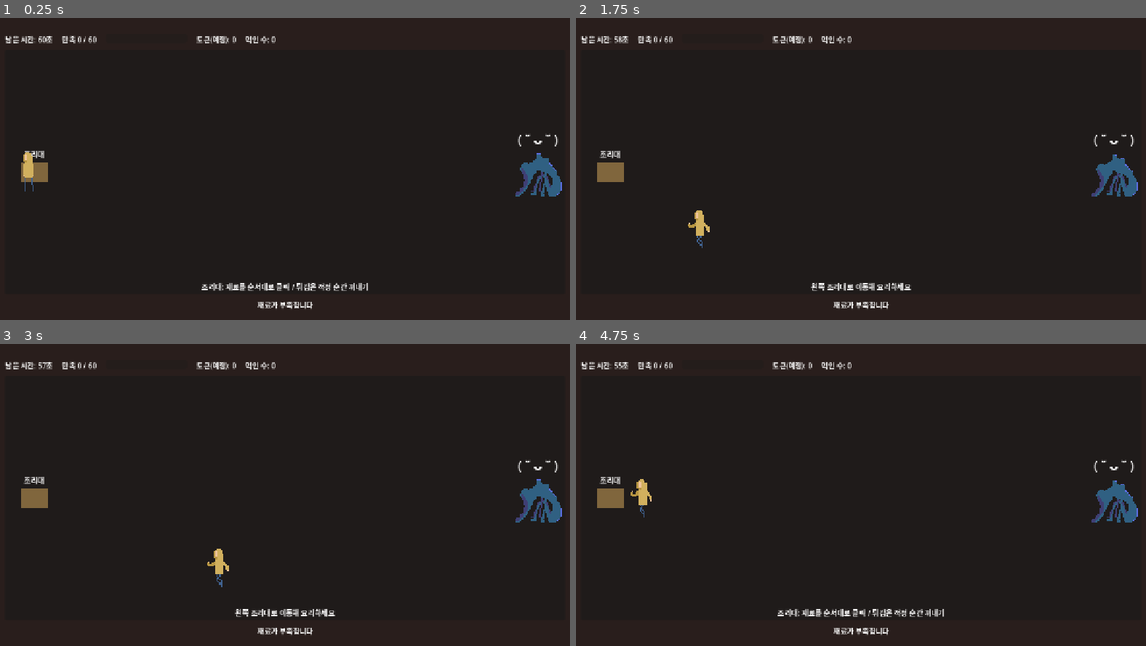
Above: before the commit, frames 1-4 (two rows, left to right).
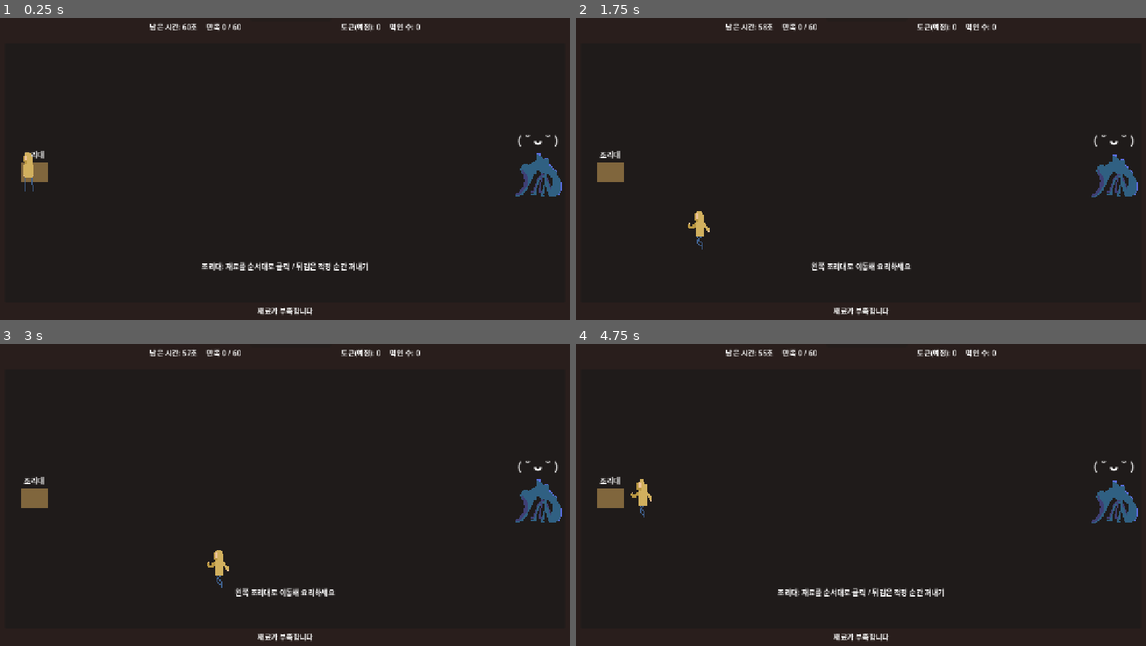
Above: after the commit, the same moments.

Repository: HomilBBANG/rt_Hilling_Game
Game: Godot game, scene res://scenes/phases/night_session.tscn
Two runs of this game, one before a commit and one after it. Both use one fixed random seed, a clock stepped at 60 frames per second and the inputs below. This scene is started directly instead of the project's main scene.
Inputs (mouse positions are in pixels of both pictures, inside the frame that each line leads up to):
- Up to frame 1 (0.25 s): no input
- Up to frame 2 (1.75 s): tap Enter at 0.5 s; move the mouse to (986, 156) at 0.52 s; hold D 0.53-1.28 s; hold E 0.53-1.28 s; click (986, 156) at 0.67 s; move the mouse to (747, 187) at 1.27 s; hold S from 1.28 s (still down); tap Tab at 1.35 s
- Up to frame 3 (3 s): move the mouse to (342, 425) at 2.02 s; release S at 2.03 s; hold D 2.03-2.78 s; hold Enter 2.03-2.78 s; move the mouse to (256, 564) at 2.77 s; hold W from 2.78 s (still down); tap I at 2.85 s; click (256, 564) at 2.92 s
- Up to frame 4 (4.75 s): move the mouse to (1037, 546) at 3.52 s; release W at 3.53 s; hold E 3.53-4.28 s; hold A from 3.53 s (still down); move the mouse to (684, 449) at 4.27 s; tap Tab at 4.35 s

The runs differ from the first frame. In frame 1, 2.2% of the frame differs, in the area x 0-99%, y 1-99%; in frame 2, 1.8%; in frame 3, 1.8%; in frame 4, 2.2%.

Commit message:
요리 화면 레이아웃 3분할(상단/필드/바텀 10/80/10) + 버튼 필드 위 오버레이
- 상단바 10%, 필드 80%, 바텀바 10%로 고정 배치(VBox 확장 제거)
- 조리 위젯·버튼(시퀀스/재료버튼/진행바/꺼내기)을 필드 위 오버레이로 이동
  → 바텀에 가변 콘텐츠가 없어 레시피와 무관하게 필드·플레이어 위치 고정
- 노드 경로 재구성에 맞춰 @onready 갱신
- 요리 이동속도를 PlayerStats.move_speed()로 변경(탐사·캠프와 통일)

Co-Authored-By: Claude Opus 4.8 <noreply@anthropic.com>

Diff:
--- a/scenes/phases/night_session.tscn
+++ b/scenes/phases/night_session.tscn
@@ -17,134 +17,156 @@
 mouse_filter = 2
 color = Color(0.16, 0.12, 0.11, 1)
 
-[node name="Margin" type="MarginContainer" parent="."]
-layout_mode = 1
-anchors_preset = 15
-anchor_right = 1.0
-anchor_bottom = 1.0
-theme_override_constants/margin_left = 24
-theme_override_constants/margin_top = 56
-theme_override_constants/margin_right = 24
-theme_override_constants/margin_bottom = 24
-
-[node name="Main" type="VBoxContainer" parent="Margin"]
-layout_mode = 2
-theme_override_constants/separation = 12
-
-[node name="TopBar" type="HBoxContainer" parent="Margin/Main"]
-layout_mode = 2
+[node name="TopBar" type="HBoxContainer" parent="."]
+layout_mode = 1
+anchor_right = 1.0
+offset_left = 24.0
+offset_top = 8.0
+offset_right = -24.0
+offset_bottom = 72.0
 theme_override_constants/separation = 20
-
-[node name="TimeLabel" type="Label" parent="Margin/Main/TopBar"]
+alignment = 1
+
+[node name="TimeLabel" type="Label" parent="TopBar"]
 layout_mode = 2
 text = "남은 시간: 60초"
 
-[node name="SatLabel" type="Label" parent="Margin/Main/TopBar"]
+[node name="SatLabel" type="Label" parent="TopBar"]
 layout_mode = 2
 text = "만족 0 / 60"
 
-[node name="SatBar" type="ProgressBar" parent="Margin/Main/TopBar"]
+[node name="SatBar" type="ProgressBar" parent="TopBar"]
 custom_minimum_size = Vector2(180, 20)
 layout_mode = 2
 show_percentage = false
 
-[node name="TokensLabel" type="Label" parent="Margin/Main/TopBar"]
+[node name="TokensLabel" type="Label" parent="TopBar"]
 layout_mode = 2
 text = "토큰(예정): 0"
 
-[node name="FedLabel" type="Label" parent="Margin/Main/TopBar"]
+[node name="FedLabel" type="Label" parent="TopBar"]
 layout_mode = 2
 text = "먹인 수: 0"
 
-[node name="Field" type="Panel" parent="Margin/Main"]
-custom_minimum_size = Vector2(0, 240)
-layout_mode = 2
-size_flags_vertical = 3
-
-[node name="Counter" type="ColorRect" parent="Margin/Main/Field"]
+[node name="Field" type="Panel" parent="."]
+layout_mode = 1
+anchor_right = 1.0
+offset_left = 24.0
+offset_top = 76.0
+offset_right = -24.0
+offset_bottom = 648.0
+
+[node name="Counter" type="ColorRect" parent="Field"]
 offset_right = 60.0
 offset_bottom = 44.0
 color = Color(0.5, 0.4, 0.24, 1)
 
-[node name="CounterLabel" type="Label" parent="Margin/Main/Field"]
+[node name="CounterLabel" type="Label" parent="Field"]
 offset_right = 60.0
 offset_bottom = 20.0
 horizontal_alignment = 1
 text = "조리대"
 
-[node name="God" type="AnimatedSprite2D" parent="Margin/Main/Field"]
+[node name="God" type="AnimatedSprite2D" parent="Field"]
 texture_filter = 1
 scale = Vector2(2, 2)
 
-[node name="Belami" type="Label" parent="Margin/Main/Field"]
+[node name="Belami" type="Label" parent="Field"]
 offset_right = 80.0
 offset_bottom = 40.0
 theme_override_font_sizes/font_size = 28
 text = "( ˘ ᴗ ˘ )"
 
-[node name="Player" type="AnimatedSprite2D" parent="Margin/Main/Field"]
+[node name="Player" type="AnimatedSprite2D" parent="Field"]
 texture_filter = 1
 scale = Vector2(3, 3)
 
-[node name="ServeHint" type="Label" parent="Margin/Main/Field"]
-layout_mode = 1
-anchors_preset = 12
+[node name="SequenceRow" type="HBoxContainer" parent="Field"]
+layout_mode = 1
+anchor_right = 1.0
+offset_top = 14.0
+offset_bottom = 46.0
+alignment = 1
+
+[node name="MistakeLabel" type="Label" parent="Field"]
+layout_mode = 1
+anchor_right = 1.0
+offset_top = 50.0
+offset_bottom = 74.0
+horizontal_alignment = 1
+text = ""
+
+[node name="CookProgress" type="ProgressBar" parent="Field"]
+visible = false
+layout_mode = 1
+anchor_left = 0.5
+anchor_right = 0.5
+offset_left = -130.0
+offset_top = 16.0
+offset_right = 130.0
+offset_bottom = 40.0
+show_percentage = false
+
+[node name="TimerHint" type="Label" parent="Field"]
+visible = false
+layout_mode = 1
+anchor_right = 1.0
+offset_top = 46.0
+offset_bottom = 70.0
+horizontal_alignment = 1
+text = "튀기는 중..."
+
+[node name="CollectButton" type="Button" parent="Field"]
+visible = false
+layout_mode = 1
+anchor_left = 0.5
+anchor_right = 0.5
+offset_left = -80.0
+offset_top = 76.0
+offset_right = 80.0
+offset_bottom = 120.0
+text = "꺼내기!"
+
+[node name="Ingredients" type="HBoxContainer" parent="Field"]
+layout_mode = 1
 anchor_top = 1.0
 anchor_right = 1.0
 anchor_bottom = 1.0
-offset_top = -28.0
-grow_horizontal = 2
-grow_vertical = 0
+offset_top = -64.0
+offset_bottom = -12.0
+alignment = 1
+theme_override_constants/separation = 12
+
+[node name="ServeHint" type="Label" parent="Field"]
+layout_mode = 1
+anchor_top = 1.0
+anchor_right = 1.0
+anchor_bottom = 1.0
+offset_top = -92.0
+offset_bottom = -68.0
 horizontal_alignment = 1
 text = "요리를 완성하면 들고 → WASD로 god에게 가져가 서빙"
 
-[node name="CookArea" type="VBoxContainer" parent="Margin/Main"]
-layout_mode = 2
-theme_override_constants/separation = 8
-
-[node name="RecipeLabel" type="Label" parent="Margin/Main/CookArea"]
+[node name="BottomBar" type="VBoxContainer" parent="."]
+layout_mode = 1
+anchor_top = 1.0
+anchor_right = 1.0
+anchor_bottom = 1.0
+offset_left = 24.0
+offset_top = -72.0
+offset_right = -24.0
+offset_bottom = -8.0
+alignment = 1
+
+[node name="RecipeLabel" type="Label" parent="BottomBar"]
 layout_mode = 2
 horizontal_alignment = 1
 text = "요리:"
 
-[node name="HeldLabel" type="Label" parent="Margin/Main/CookArea"]
+[node name="HeldLabel" type="Label" parent="BottomBar"]
 layout_mode = 2
 horizontal_alignment = 1
 text = ""
-
-[node name="SequenceRow" type="HBoxContainer" parent="Margin/Main/CookArea"]
-layout_mode = 2
-alignment = 1
-
-[node name="MistakeLabel" type="Label" parent="Margin/Main/CookArea"]
-layout_mode = 2
-horizontal_alignment = 1
-text = ""
-
-[node name="CookProgress" type="ProgressBar" parent="Margin/Main/CookArea"]
-visible = false
-custom_minimum_size = Vector2(260, 24)
-layout_mode = 2
-size_flags_horizontal = 4
-show_percentage = false
-
-[node name="TimerHint" type="Label" parent="Margin/Main/CookArea"]
-visible = false
-layout_mode = 2
-horizontal_alignment = 1
-text = "튀기는 중..."
-
-[node name="CollectButton" type="Button" parent="Margin/Main/CookArea"]
-visible = false
-custom_minimum_size = Vector2(160, 44)
-layout_mode = 2
-size_flags_horizontal = 4
-text = "꺼내기!"
-
-[node name="Ingredients" type="HBoxContainer" parent="Margin/Main"]
-layout_mode = 2
-alignment = 1
-theme_override_constants/separation = 12
 
 [node name="Results" type="Control" parent="."]
 visible = false
--- a/scripts/phases/night_session.gd
+++ b/scripts/phases/night_session.gd
@@ -32,33 +32,33 @@
 var _player_pos := Vector2.ZERO
 var _pos_init := false
 
-@onready var _time_label: Label = $Margin/Main/TopBar/TimeLabel
-@onready var _sat_label: Label = $Margin/Main/TopBar/SatLabel
-@onready var _sat_bar: ProgressBar = $Margin/Main/TopBar/SatBar
-@onready var _tokens_label: Label = $Margin/Main/TopBar/TokensLabel
-@onready var _fed_label: Label = $Margin/Main/TopBar/FedLabel
-@onready var _field: Control = $Margin/Main/Field
-@onready var _player_node: AnimatedSprite2D = $Margin/Main/Field/Player
-@onready var _counter: ColorRect = $Margin/Main/Field/Counter
-@onready var _counter_label: Label = $Margin/Main/Field/CounterLabel
-@onready var _god: AnimatedSprite2D = $Margin/Main/Field/God
-@onready var _belami: Label = $Margin/Main/Field/Belami # god 머리 위 반응(표정) 버블
-@onready var _serve_hint: Label = $Margin/Main/Field/ServeHint
-@onready var _recipe_label: Label = $Margin/Main/CookArea/RecipeLabel
-@onready var _seq_row: HBoxContainer = $Margin/Main/CookArea/SequenceRow
-@onready var _mistake_label: Label = $Margin/Main/CookArea/MistakeLabel
-@onready var _cook_progress: ProgressBar = $Margin/Main/CookArea/CookProgress
-@onready var _timer_hint: Label = $Margin/Main/CookArea/TimerHint
-@onready var _collect_button: Button = $Margin/Main/CookArea/CollectButton
-@onready var _held_label: Label = $Margin/Main/CookArea/HeldLabel
-@onready var _ingredients_box: HBoxContainer = $Margin/Main/Ingredients
+@onready var _time_label: Label = $TopBar/TimeLabel
+@onready var _sat_label: Label = $TopBar/SatLabel
+@onready var _sat_bar: ProgressBar = $TopBar/SatBar
+@onready var _tokens_label: Label = $TopBar/TokensLabel
+@onready var _fed_label: Label = $TopBar/FedLabel
+@onready var _field: Control = $Field
+@onready var _player_node: AnimatedSprite2D = $Field/Player
+@onready var _counter: ColorRect = $Field/Counter
+@onready var _counter_label: Label = $Field/CounterLabel
+@onready var _god: AnimatedSprite2D = $Field/God
+@onready var _belami: Label = $Field/Belami # god 머리 위 반응(표정) 버블
+@onready var _serve_hint: Label = $Field/ServeHint
+@onready var _recipe_label: Label = $BottomBar/RecipeLabel
+@onready var _seq_row: HBoxContainer = $Field/SequenceRow
+@onready var _mistake_label: Label = $Field/MistakeLabel
+@onready var _cook_progress: ProgressBar = $Field/CookProgress
+@onready var _timer_hint: Label = $Field/TimerHint
+@onready var _collect_button: Button = $Field/CollectButton
+@onready var _held_label: Label = $BottomBar/HeldLabel
+@onready var _ingredients_box: HBoxContainer = $Field/Ingredients
 @onready var _results: Control = $Results
 
 
 func _ready() -> void:
 	run_seconds = Balance.get_float("night_seconds", run_seconds) # 엑셀 조정 가능
 	target_satisfaction = Balance.get_float("target_satisfaction", target_satisfaction)
-	move_speed = Balance.get_float("cook_player_speed", move_speed) # 요리 스테이지 이동 속도(엑셀 조정)
+	move_speed = PlayerStats.move_speed() # 탐사·캠프와 동일한 이동 속도(Tab 업그레이드 반영)
 	_time_left = run_seconds
 	_sat_bar.max_value = target_satisfaction
 	_sat_bar.value = 0
